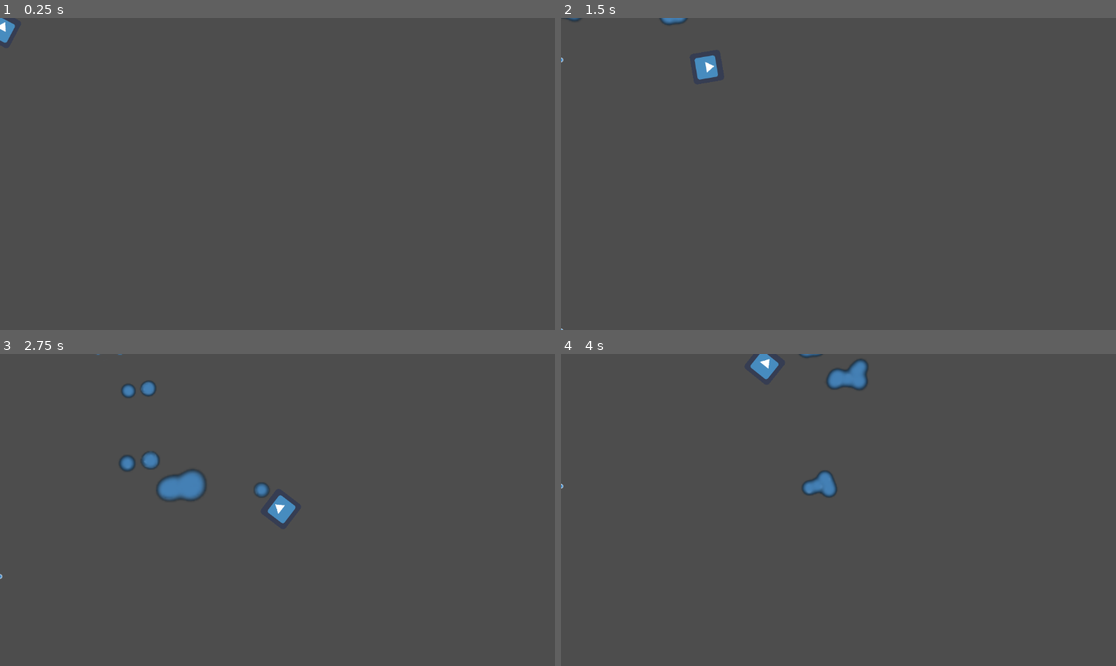
Above: before the commit, frames 1-4 (two rows, left to right).
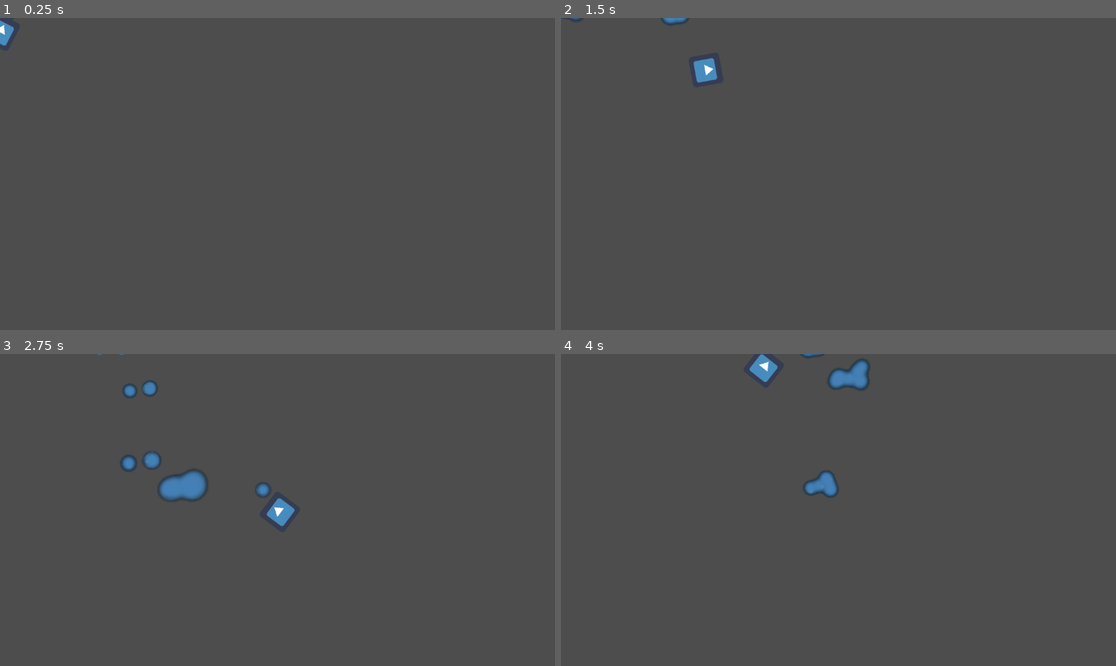
Above: after the commit, the same moments.

Repository: Kukalooka/HydrosparkRehydrated
Game: Godot game, scene res://funnygame.tscn
The game is run twice, just before and just after one commit, with the same random seed, the same clock (stepped at 60 frames per second) and the same inputs. The engine's default icon, where the game draws it, is replaced by a stand-in: a white triangle on a blue panel in a dark square.
Inputs (mouse positions are in pixels of both pictures, inside the frame that each line leads up to):
- Up to frame 1 (0.25 s): no input
- Up to frame 2 (1.5 s): tap Enter at 0.5 s; move the mouse to (960, 158) at 0.52 s; hold D (right) 0.53-1.28 s; click (960, 158) at 0.6 s; move the mouse to (727, 189) at 1.27 s; hold S (down) from 1.28 s (still down); click (727, 189) at 1.35 s
- Up to frame 3 (2.75 s): move the mouse to (333, 441) at 2.02 s; release S (down) at 2.03 s; hold D (right) from 2.03 s (still down); click (333, 441) at 2.1 s
- Up to frame 4 (4 s): move the mouse to (810, 572) at 2.77 s; release D (right) at 2.78 s; hold W (up) 2.78-3.53 s; click (810, 572) at 2.85 s; move the mouse to (1005, 556) at 3.52 s; hold A (left) from 3.53 s (still down); click (1005, 556) at 3.6 s

The runs differ from the first frame. In frame 1, less than 0.1% of the frame differs, in the area x 0-3%, y 0-9%; in frame 2, 0.2%; in frame 3, 0.5%, in the area x 0-54%, y 0-73%; in frame 4, 0.4%.
Error before the commit: Invalid access to property or key 'global_position' on a base object of type 'null instance'. (res://player.gd:22)

Commit message:
Revert "add shooting"

Diff:
--- a/ball.gd
+++ /dev/null
@@ -1,11 +0,0 @@
-extends CharacterBody2D
-
-var speed = 750
-
-func _physics_process(delta):
-	position += transform.y * speed * delta
-
-func _on_Bullet_body_entered(body):
-	if body.is_in_group("mobs"):
-		body.queue_free()
-	queue_free()
--- a/ball.tscn
+++ /dev/null
@@ -1,16 +0,0 @@
-[gd_scene load_steps=4 format=3 uid="uid://cn3ivyto8jff6"]
-
-[ext_resource type="Script" path="res://ball.gd" id="1_aond8"]
-[ext_resource type="Texture2D" uid="uid://ceige5365gohg" path="res://resources/particles.png" id="2_snw6o"]
-
-[sub_resource type="CircleShape2D" id="CircleShape2D_u2cjn"]
-radius = 5.09902
-
-[node name="CharacterBody2D" type="CharacterBody2D"]
-script = ExtResource("1_aond8")
-
-[node name="Sprite2D" type="Sprite2D" parent="."]
-texture = ExtResource("2_snw6o")
-
-[node name="CollisionShape2D" type="CollisionShape2D" parent="."]
-shape = SubResource("CircleShape2D_u2cjn")
--- a/crosshair.gd
+++ /dev/null
@@ -1,11 +0,0 @@
-extends Marker2D
-
-
-# Called when the node enters the scene tree for the first time.
-func _ready():
-	pass # Replace with function body.
-
-
-# Called every frame. 'delta' is the elapsed time since the previous frame.
-func _process(delta):
-	pass
--- a/funnygame.tscn
+++ b/funnygame.tscn
@@ -36,19 +36,12 @@
 
 [node name="GPUParticles2D" type="GPUParticles2D" parent="CharacterBody2D"]
 material = SubResource("CanvasItemMaterial_ch6od")
-position = Vector2(1, -5)
+position = Vector2(4, -5)
 process_material = SubResource("ParticleProcessMaterial_s6k4p")
 texture = ExtResource("2_dywrf")
 lifetime = 3.0
 
 [node name="Sprite2D" type="Sprite2D" parent="CharacterBody2D"]
-position = Vector2(3, 22)
+position = Vector2(1, 28)
 texture = ExtResource("2_v1xb0")
-shoting
-
-[node name="crosshair" type="Marker2D" parent="CharacterBody2D"]
-position = Vector2(1, 73)
-rotation = -1.54113
-
 script = ExtResource("4_rmt3d")
-main
--- a/player.gd
+++ b/player.gd
@@ -1,22 +1,11 @@
 extends CharacterBody2D
 
-
 @export var speed = 400
-const bulletPath = preload("res://ball.tscn")
 
 func get_input():
 	var input_direction = Input.get_vector("left", "right", "up", "down")
 	velocity = input_direction * speed
 
 func _physics_process(delta):
-	if Input.is_action_just_pressed('shot'):
-		shot()
 	get_input()
 	move_and_slide()
-
-
-func shot():
-	var bullet = bulletPath.instantiate()
-
-	get_parent().add_child(bullet)
-	bullet.position = $crosshair.global_position
--- a/project.godot
+++ b/project.godot
@@ -37,11 +37,6 @@
 "events": [Object(InputEventKey,"resource_local_to_scene":false,"resource_name":"","device":-1,"window_id":0,"alt_pressed":false,"shift_pressed":false,"ctrl_pressed":false,"meta_pressed":false,"pressed":false,"keycode":0,"physical_keycode":65,"key_label":0,"unicode":97,"echo":false,"script":null)
 ]
 }
-shot={
-"deadzone": 0.5,
-"events": [Object(InputEventMouseButton,"resource_local_to_scene":false,"resource_name":"","device":-1,"window_id":0,"alt_pressed":false,"shift_pressed":false,"ctrl_pressed":false,"meta_pressed":false,"button_mask":0,"position":Vector2(0, 0),"global_position":Vector2(0, 0),"factor":1.0,"button_index":1,"pressed":false,"double_click":false,"script":null)
-]
-}
 
 [physics]
 
